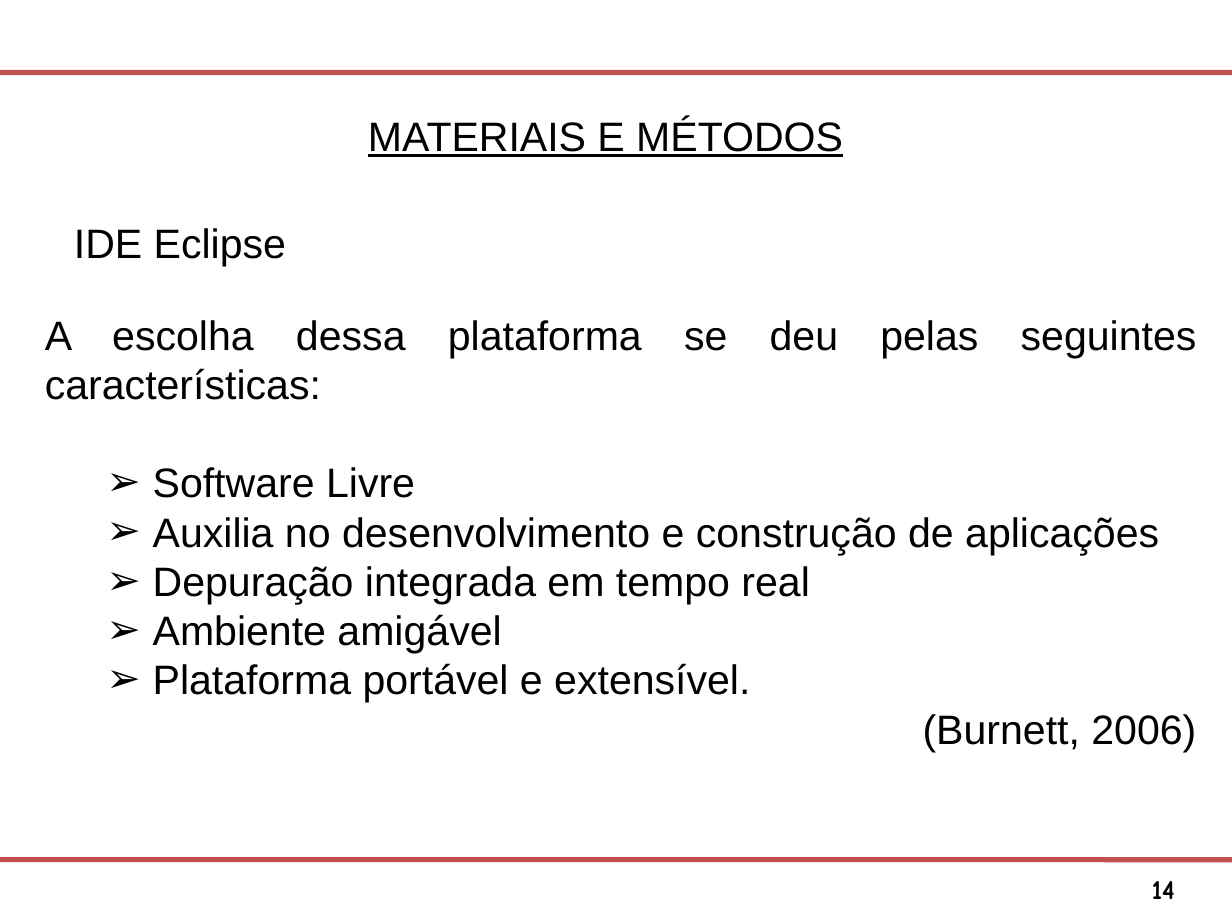
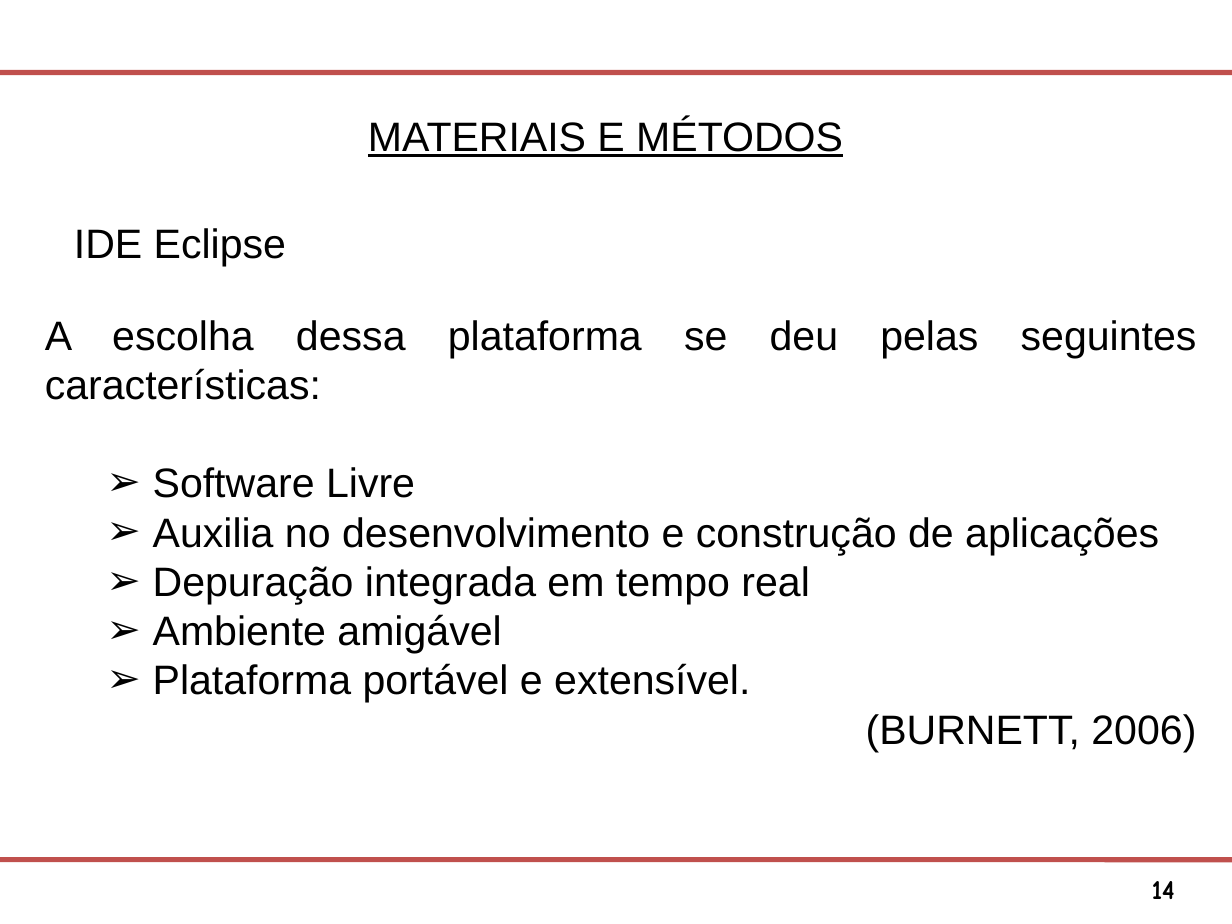
Before and after one commit to Osmar1503/TG, a slide deck: slide 14 of Modelo Apresentacao FATEC SJC.ppt. Drawn at 1232x924 pixels with LibreOffice and Linux fonts; fonts in the diff are those of the drawing; background and template pictures are left out. Boxes give left, top, right and bottom in pixels: in the first picture for what was removed or moved away, otherwise in the second. Text is boxed around its words. In the diff, an @@ line names an element or a change of style, - is before the commit and + after.

```diff
--- a/Modelo Apresentacao FATEC SJC.ppt
+++ b/Modelo Apresentacao FATEC SJC.ppt
@@ text at (866, 714, 1196, 752): text changed @@
-  (Burnett, 2006)
+  (BURNETT, 2006)
```
Also in this commit, not shown: 8 other slides changed, 1 slide added, 1 slide removed.
